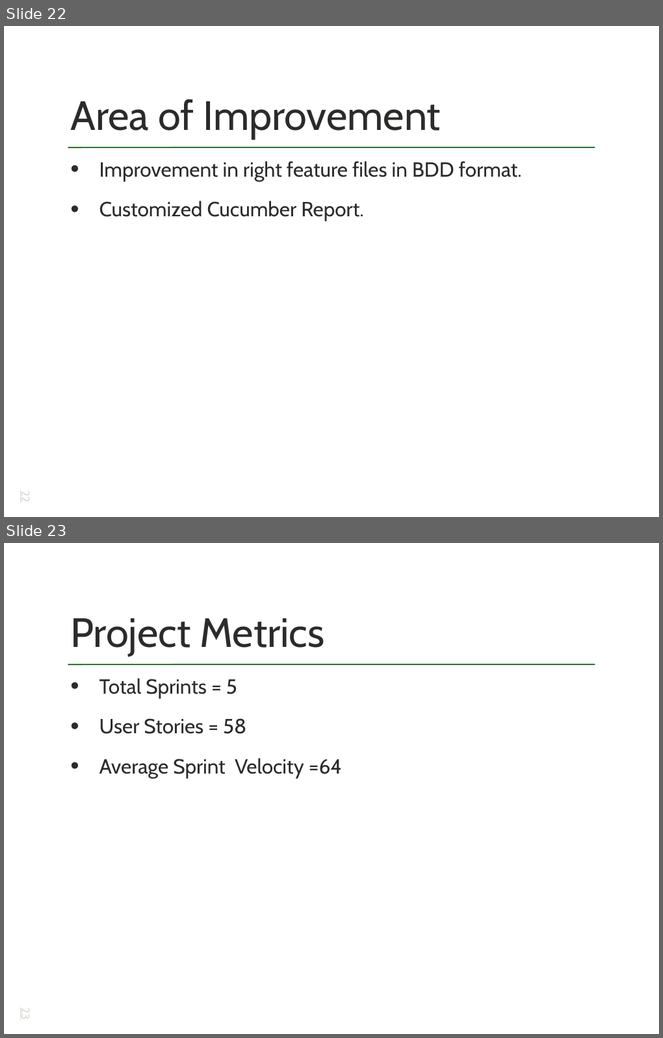
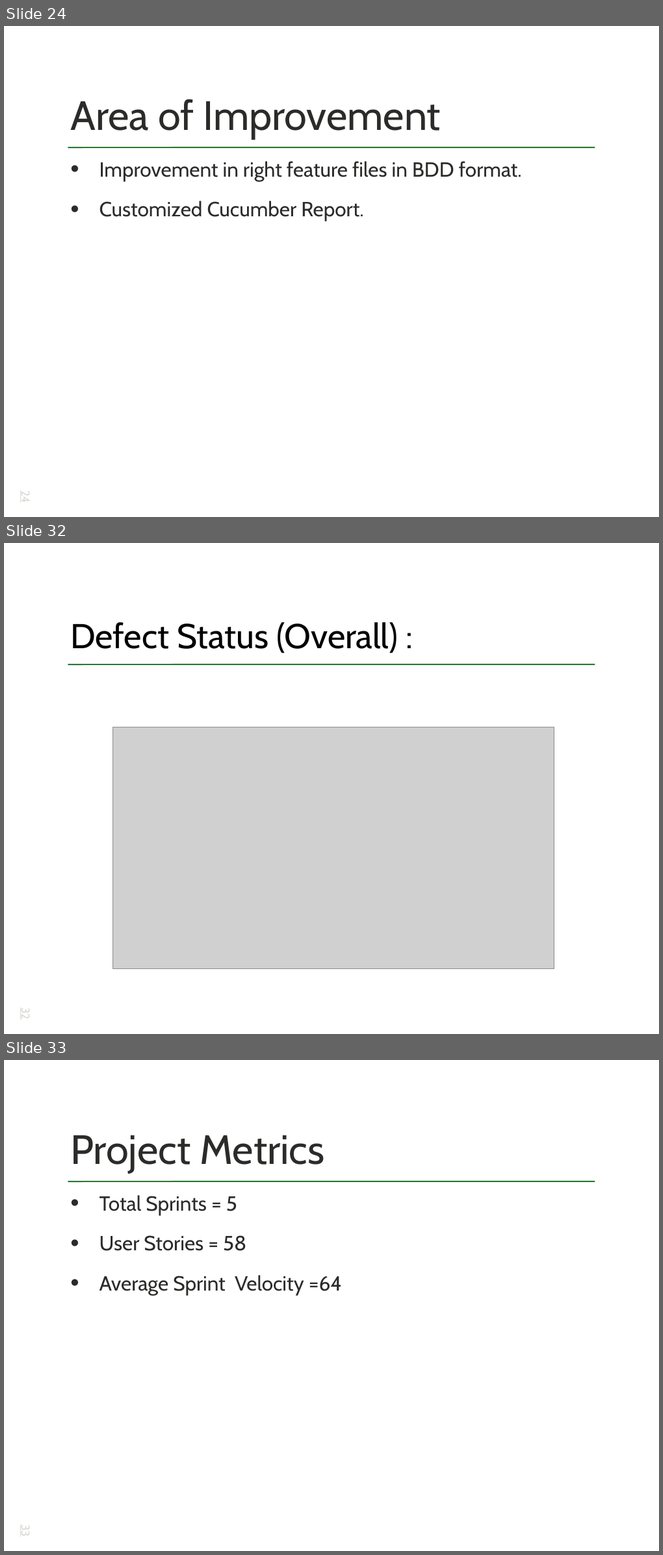
Before and after one commit to sunil311/EEJ1_Service_Platform, a slide deck: outsidewar/deliverables/EEteamJ1 Final Presentation.pptx. Shown one above the other, each under a label of ours: slides 22 and 23 before the commit, slides 24, 32 and 33 after it; the slides between them are not shown. The pictures are 663x1038 and 663x1555 pixels, drawn with LibreOffice and Linux fonts; fonts in the diff are those of the drawing; grey boxes stand for pictures. Boxes give left, top, right and bottom in pixels: in the first picture for what was removed or moved away, otherwise in the second. Text is boxed around its words. In the diff, an @@ line names an element or a change of style, - is before the commit and + after.

```diff
--- a/outsidewar/deliverables/EEteamJ1 Final Presentation.pptx
+++ b/outsidewar/deliverables/EEteamJ1 Final Presentation.pptx
@@ slide 32 added at bbox=[4, 543, 659, 1034], background #FFFFFF; not listed: 1 template element that a slide beside it also shows @@
@@ title added at bbox=[70, 622, 398, 653], 54 pt, text #000000 @@
+Defect Status (Overall) :
@@ picture added at bbox=[113, 728, 554, 969] @@
@@ page number added at bbox=[18, 1008, 33, 1020], 18 pt, text #DAD8D3, underline @@
+32
@@ what was slide 22 is now slide 24 @@
@@ page number at bbox=[18, 491, 33, 503]: text changed @@
-22
+24
@@ what was slide 23 is now slide 33 @@
@@ page number at bbox=[18, 1525, 33, 1537]: text changed @@
-23
+33
```
Also in this commit, not shown: 2 slides changed, 9 other slides added.
